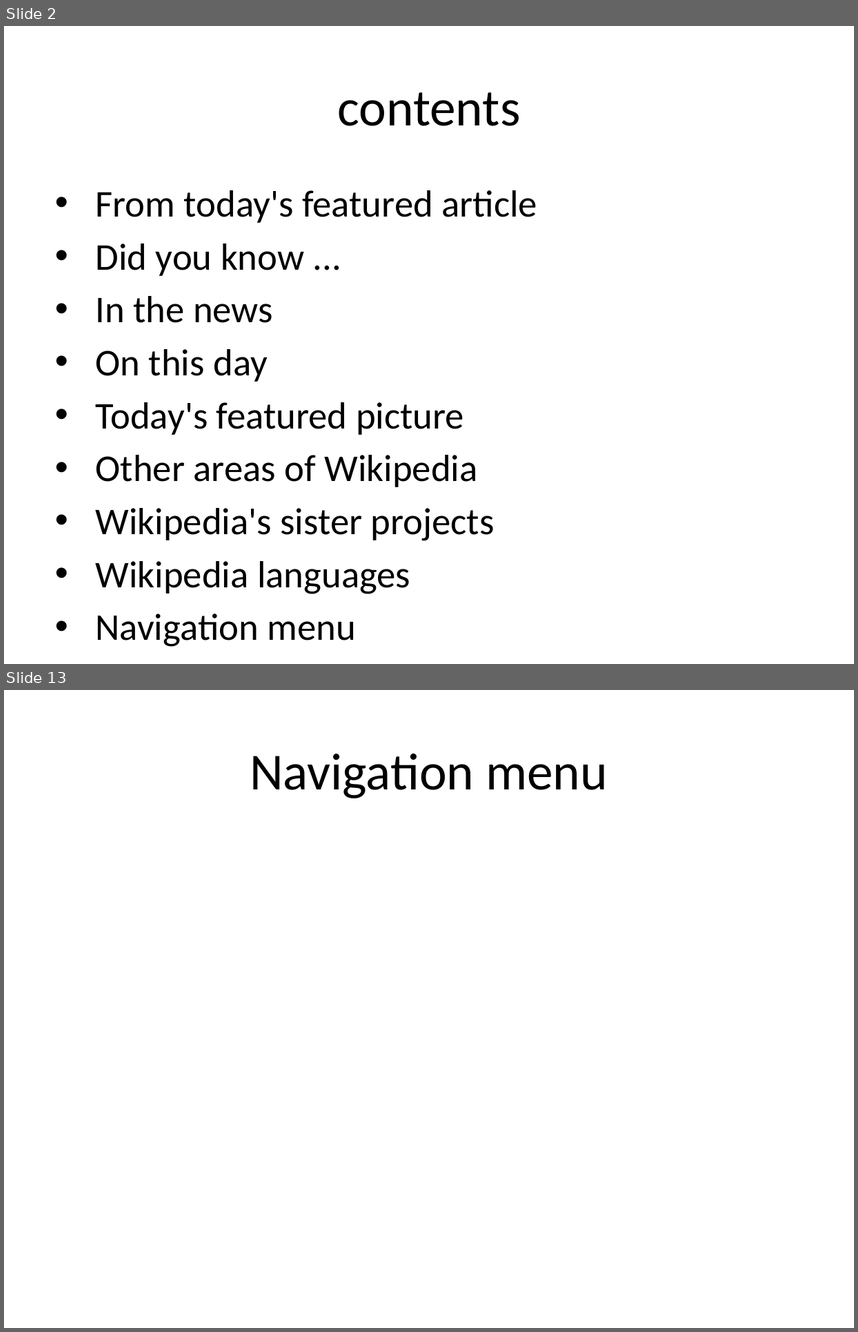
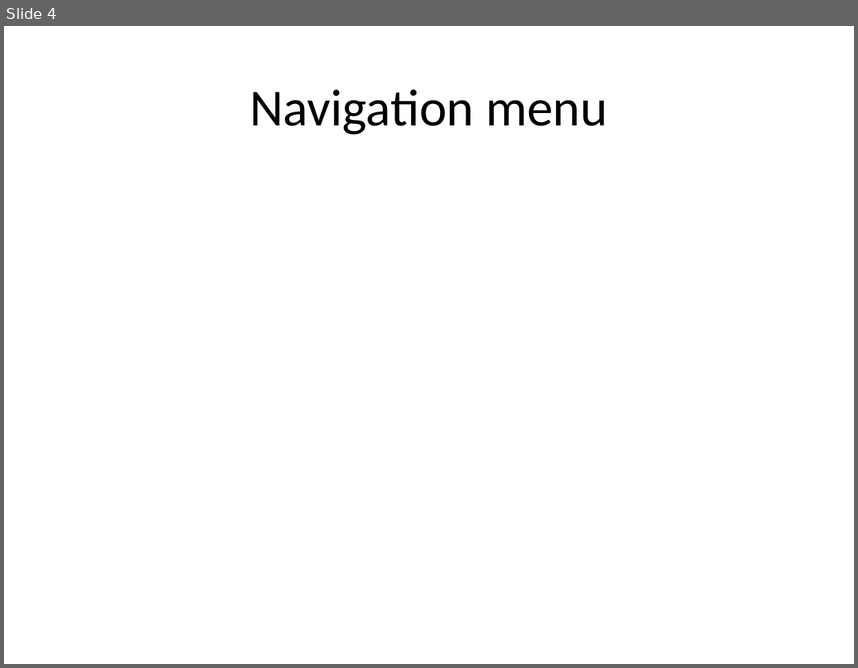
Before and after one commit to eppisai/Uplift---Smart-educational-Platform, a slide deck: AutoPPT-main/AutoPPT-main/something.pptx. Shown one above the other, each under a label of ours: slides 2 and 13 before the commit, slide 4 after it; the slides between them are not shown. The pictures are 858x1332 and 858x668 pixels, drawn with LibreOffice and Linux fonts; fonts in the diff are those of the drawing. Boxes give left, top, right and bottom in pixels: in the first picture for what was removed or moved away, otherwise in the second. Text is boxed around its words. In the diff, an @@ line names an element or a change of style, - is before the commit and + after.

```diff
--- a/AutoPPT-main/AutoPPT-main/something.pptx
+++ b/AutoPPT-main/AutoPPT-main/something.pptx
@@ slide 2 removed at box(4, 26, 854, 664), background #FFFFFF @@
@@ title removed at box(337, 92, 520, 126) @@
-contents
@@ text removed at box(96, 190, 537, 594) @@
-• From today's featured article
-• Did you know ...
-• In the news
-• On this day
-• Today's featured picture
-• Other areas of Wikipedia
-• Wikipedia's sister projects
-• Wikipedia languages
-• Navigation menu
@@ what was slide 13 is now slide 4 @@
```
Also in this commit, not shown: 2 slides changed, 1 slide added, 11 other slides removed, 2 other files.
